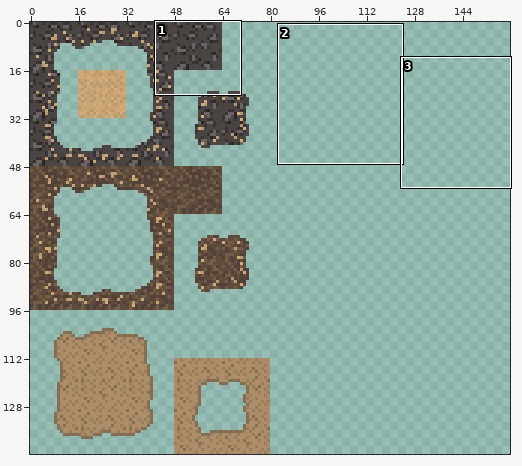
Edited in one commit: sprite sheet (graphics/terrain/sandy_desert.png). The first picture is a wide view before the edit; the outline marks the close-up.
Close-up. Earlier state:
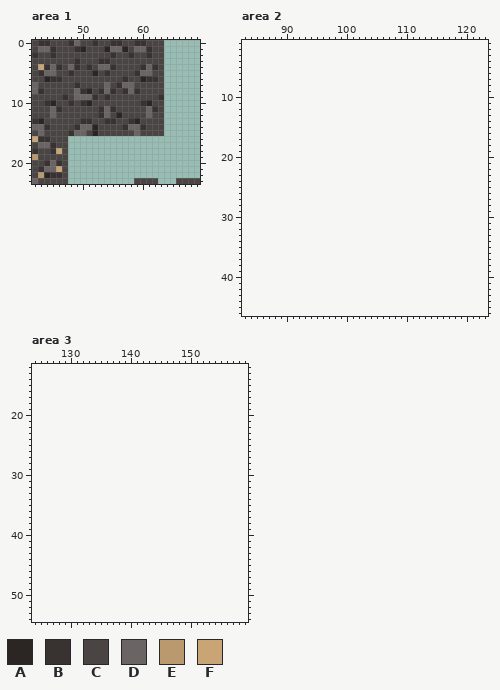
The file is 80x144 pixels. Shown: area 1: x 42..69, y 0..23; area 2: x 83..123, y 1..46; area 3: x 124..159, y 12..54. The old version is drawn lined up with the new one, on the new canvas.
Palette (. is transparent): A #2b2523  B #383230  C #4a4543  D #6a6564  E #bb996e  F #c9a475
Pixels before, area 1, first column x 42:
 0 CBBCCCBDCCBCCBBCCBBCCC......
 1 CDDBCCCBACCCADDACDDBCC......
 2 BCCBCCCCCCCCCBCCBCCBCC......
 3 CCCCCCCBCCCBBCCCCCCCCC......
 4 CFBDBCDBCBCDDBCCCCBDBC......
 5 CBDDCCBCCCACBCCCCBDDCC......
 6 CCABBCCCCCCCCCCBCCABBC......
 7 DCCCCCCBCCCCDCBDDCCCCC......
 8 DBCCCCCDBACBDBCBDBCCCC......
 9 CCCCCBCDDDBCBCCCCCCCCB......
10 CCBACCBCBACCCCCCCCBACC......
11 CCCDBCCCCCCBDBCCCCCDBC......
12 CCCDCCCCCCCBDCACCCCDCC......
13 BACCCCCCBBCCBBCCBACCCC......
14 DDBCCCCBDDACCCCBDDBCCC......
15 CDCCCCBDDCACCCCCCDCCCC......
16 FBBCCC......................
17 CDDBCC......................
18 BCCBFC......................
19 ECCCCC......................
20 CCBDBC......................
21 CBDDFC......................
22 CEABBC......................
23 DCCCCC...........CCCC...CCCC
The result:
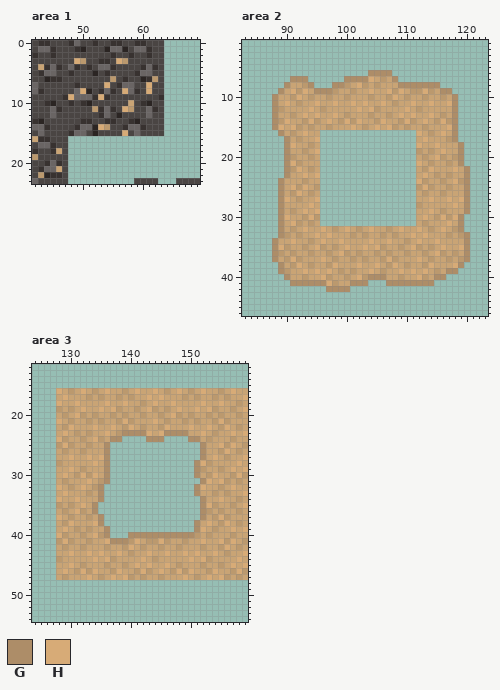
Colours new in this view: G #ad8d68  H #d7ab77
Author's note on the commit: Continue work on sea leg south; start forbidden desert map
The exact change:
canvas 80x144 -> 160x144
Changed rows in their new state; - is an unchanged pixel.
Area 1:
first column x 48:
 3 -HE-----HE-----
 6 -------E------E
 7 ------H------H-
 8 --H------H---H-
 9 H----H---------
10 ----------F----
11 ----E----HE----
14 -----HE--------
15 ---------H-----
Area 2:
first column x 88:
 6 ----------------GGGG-------------
 7 ---GGG------GGGGHFEFG------------
 8 --GFFEG---GGEFHEFEFFFGGGGGGG-----
 9 -GFHEHFGGGEFFEFFHFFHEHFEEHEFGG---
10 GFFEHFEFFEFFEFFFEFFEHFEFFEFFEFG--
11 GFHFEFFHFFHFFHFHFFHFEFFHFFHFFHG--
12 GEFFFFHFEFFFFFHFHEFFFFHFEFFFFFG--
13 GFFEFHFHFFHFEFFFEFFEFHFHFFHFEFG--
14 GEHFFEHEFHFEHEHFFEHFFEHEFHFEHEG--
15 GHFHEFEFFEFFFHFEFHFHEFEFFEFFFHG--
16 -GFEFHFF----------------HFEFHFG--
17 --GFEFFH----------------FHFFFEG--
18 --GHFFEF----------------HFFHFFFG-
19 --GFFEFH----------------EFEFHFFG-
20 --GEFFEF----------------FEFHEFEG-
21 --GHEFFF----------------HFEFFEFG-
22 --GEHFEF----------------FEHFFFHFG
23 --GFFHFH----------------FHFEFEFFG
24 -GFFFEFF----------------HEFFEFHEG
25 -GFHEHFE----------------EHEFFEFFG
26 -GFEHFEF----------------FEFFEFFFG
27 -GHFEFFH----------------FFHFFHFHG
28 -GFFFFHF----------------EFFFFFHFG
29 -GFEFHFH----------------FFHFEFFFG
30 -GHFFEHE----------------FHFEHEHG-
31 -GFHEFEF----------------FEFFFHFG-
32 -GFEFHFFHFEFHFEFHFFEFHFFHFEFHFEG-
33 -GEFEFFHFHFFFEFEFFEFEFFHFHFFFEFEG
34 GFFHFFEFHFFHFFFFHFFHFFEFHFFHFFFFG
35 GHEFFEFHEFEFHFFHFHEFFEFHEFEFHFFHG
36 GEFEFFEFFEFHEFEFFEFEFFEFFEFHEFEFG
37 GFEHEFFFHFEFFEFEFFEHEFFFHFEFFEFEG
38 -GFEHFEFFEHFFFHFFHFEHFEFFEHFFFHG-
39 -GEFFHFHFHFEFEFFHFEFFHFHFHFEFGG--
40 --GFFEFFHEFFEFHEGGGFFEFFHEFGG----
41 ---GGGGGGHEFFGGG---GGGGGGGG------
42 ---------GGGG--------------------
Area 3:
first column x 128:
16 HFEFHFEFHFFEFHFFHFEFHFEFHFFEFHFF
17 FHFFFEFEFFEFEFFHFHFFFEFEFFEFEFFH
18 HFFHFFFFHFFHFFEFHFFHFFFFHFFHFFEF
19 EFEFHFFHFHEFFEFHEFEFHFFHFHEFFEFH
20 FEFHEFEFFEFEFFEFFEFHEFEFFEFEFFEF
21 HFEFFEFEFFEHEFFFHFEFFEFEFFEHEFFF
22 FEHFFFHFFHFEHFEFFEHFFFHFFHFEHFEF
23 FHFEFEFFHFEGGGGHFHGGGGFFHFEFFHFH
24 HEFFEFHEFGG----GGG----GGFEFFFEFF
25 EHEFFEFFG---------------GFFHEHFE
26 FEFFEFFFG---------------GFFEHFEF
27 FFHFFHFHG---------------GFHFEFFH
28 EFFFFFHFG--------------GHEFFFFHF
29 FFHFEFFFG--------------GEFFEFHFH
30 FHFEHEHFG--------------GFEHFFEHE
31 FEFFFHFEG---------------GHFHEFEF
32 HFEFHFEG---------------GHFFEFHFF
33 FHFFFEFG---------------GFFEFEFFH
34 HFFHFFFG----------------GFFHFFEF
35 EFEFHFG-----------------GHEFFEFH
36 FEFHEFG-----------------GEFEFFEF
37 HFEFFEFG----------------GFEHEFFF
38 FEHFFFHG---------------GFHFEHFEF
39 FHFEFEFFG--------------GHFEFFHFH
40 HEFFEFHEG---GGGGGGGGGGGEFEFFFEFF
41 EHEFFEFFHGGGEHFEEHEFFEFFHFFHEHFE
42 FEFFEFFFEFFEHFEFFEFFEFFFEFFEHFEF
43 FFHFFHFHFFHFEFFHFFHFFHFHFFHFEFFH
44 EFFFFFHFHEFFFFHFEFFFFFHFHEFFFFHF
45 FFHFEFFFEFFEFHFHFFHFEFFFEFFEFHFH
46 FHFEHEHFFEHFFEHEFHFEHEHFFEHFFEHE
47 FEFFFHFEFHFHEFEFFEFFFHFEFHFHEFEF
Pixel boxes of the changes (left, top, right, bottom) in both close-ups:
changed: (68, 58, 158, 136)
added: (272, 70, 470, 292)
added: (56, 388, 248, 580)
